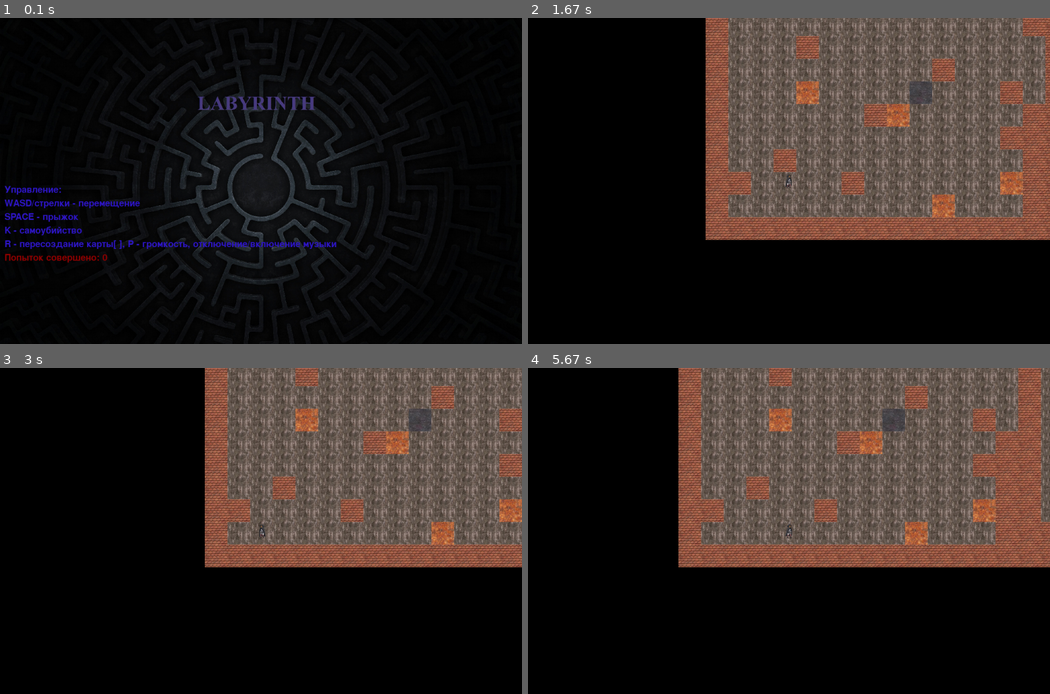
Above: before the commit, frames 1-4 (two rows, left to right).
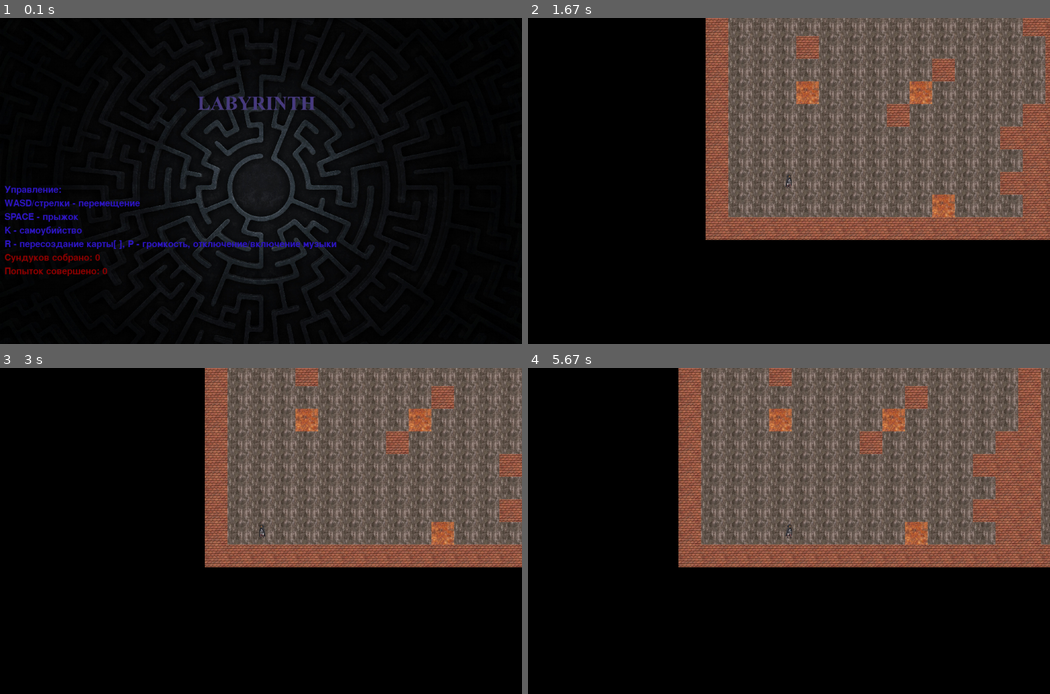
Above: after the commit, the same moments.

Repository: GluKhovKirill/Pygame-project
Game: pygame game, started from UI.py
Same seed, same stepped clock (60 frames per second), same inputs: the game is played once before the commit and once after it.
Inputs (mouse positions are in pixels of both pictures, inside the frame that each line leads up to):
- Up to frame 1 (0.1 s): no input
- Up to frame 2 (1.67 s): click (789, 181) at 0.38 s; hold D 0.67-1.13 s; hold W 1.17-1.47 s; hold D from 1.5 s (still down); tap Right at 1.65 s
- Up to frame 3 (3 s): release D at 1.97 s; hold A 2-2.53 s; tap Left at 2.15 s; hold S 2.57-2.87 s; hold A from 2.9 s (still down)
- Up to frame 4 (5.67 s): tap Right at 3.05, 4.55 s; release A at 3.3 s; hold W 3.33-3.7 s; tap Left at 3.48, 4.95 s; hold D 3.73-4.37 s; hold S 4.4-4.77 s; hold A 4.8-5.27 s; hold D from 5.3 s (still down)

The runs differ from the first frame. In frame 1, 0.4% of the frame differs, in the area x 0-21%, y 72-80%; in frame 2, 2.2%; in frame 3, 2.2%; in frame 4, 2.3%, in the area x 33-100%, y 12-55%.

Commit message:
Добавлены сундуки

Diff:
--- a/UI.py
+++ b/UI.py
@@ -46,6 +46,8 @@
             add = exit_group
         elif tile_type == "check":
             add = tiles_group
+        elif tile_type == "treasure":
+            add = treasure_group
 
         super().__init__(add, all_sprites)
         image = tile_images[tile_type]
@@ -207,6 +209,11 @@
                 elif tile_type == 'player':
                     Tile('empty', x, y)
                     new_player = Player(x, y)
+                elif tile_type == "check":
+                    Tile('check', x, y)
+                elif tile_type == "treasure":
+                    Tile('empty', x, y)
+                    Tile("treasure", x, y)
                 else:
                     Tile("hole", x, y)
     return new_player, len(total_x), len(total_y)
@@ -226,6 +233,7 @@
                   "K - самоубийство",
                   "R - пересоздание карты"
                   "[ ], P - громкость, отключение/включение музыки",
+                  "Сундуков собрано: "+str(chests),
                   "Попыток совершено: "+str(count)]
 
     bg = pygame.transform.scale(load_image('background.jpg'), (WIDTH, HEIGHT))
@@ -233,7 +241,7 @@
     font = pygame.font.Font(None, 30)
     text_coord = HEIGHT//2
     for i in range(len(intro_text)):
-        if i == len(intro_text)-1:
+        if i >= len(intro_text)-2:
             string_rendered = font.render(intro_text[i], 1, pygame.Color(ATTEMPTS_COLOR))
         else:
             string_rendered = font.render(intro_text[i], 1, pygame.Color(TEXT_COLOR))
@@ -264,7 +272,7 @@
     running = True
 
     # sprites
-    global all_sprites, tiles_group, walls_group, hole_group, player_group, exit_group
+    global all_sprites, tiles_group, walls_group, hole_group, player_group, exit_group, treasure_group
     all_sprites = pygame.sprite.Group()
     #Grass group
     tiles_group = pygame.sprite.Group()
@@ -276,6 +284,8 @@
     player_group = pygame.sprite.Group()
     #Exit group
     exit_group = pygame.sprite.Group()
+    #Treasure group
+    treasure_group = pygame.sprite.Group()
 
     global player
     player = None
@@ -306,7 +316,8 @@
     'empty': load_dir("ground", count=1),
     "hole": load_dir("hole"),
     "exit": load_image("exit.png"),
-    "check": load_image("check.jpg")
+    "check": load_image("check.jpg"),
+    "treasure": load_image("treasure.png")
 }
 
 #Different player's animations
@@ -315,6 +326,7 @@
 player_right_image = load_image("player\\player_right.png")
 
 count = 0 # number of attemps
+chests = 0 # number of collected chests
 new_game(count)
 last_direction = [0, 0]
 
@@ -400,6 +412,10 @@
             if pygame.sprite.spritecollideany(player, walls_group):
                 player.rect.x -= last_direction[0]
                 player.rect.y -= last_direction[1]
+
+            if pygame.sprite.spritecollideany(player, treasure_group):
+                chests += 1
+                all_sprites.sprites().remove(pygame.sprite.spritecollideany(player, treasure_group))
             if pygame.sprite.spritecollideany(player, hole_group):
                 running = False
                 print("Game Over")
@@ -415,7 +431,6 @@
     all_sprites.update()
     player_group.update(False, last_direction)
     camera.update(player)
-
     for sprite in all_sprites:
         camera.apply(sprite)
 
--- a/lab.py
+++ b/lab.py
@@ -61,7 +61,7 @@
                         elif v > 0:
                             print(n[0] > c[v-1][0] and (x == n[0] and y == n[1] - 350), x, y, 1, n[0], c[v-1][0])
                             print(n[1] < c[v-1][1] and (y == n[1] and x == n[0] + 350), x, y, 2, n[1], c[v-1][1])
-                            if n[0] > c[v-1][0] and (x == n[0] and y == n[1] - 350 or x == n[0] and y == n[1] - 300 or x == n[0] and y == n[1] - 400) or n[1] < c[v-1][1] and (y == n[1] and (x == n[0] + 350 or x == n[0] + 300 or x == n[0] + 400)):
+                            if n[0] > c[v-1][0] and (x == n[0] and y == n[1] - 350 or x == n[0] and y == n[1] - 300 or x == n[0] and y == n[1] - 400) or (n[1] < c[v-1][1] or n[1] > c[v-1][1]) and (y == n[1] and (x == n[0] + 350 or x == n[0] + 300 or x == n[0] + 400)):
                                 c_append.append([x, y, "grass"])
                             else:
                                 c_append.append([x, y, "wall"])
@@ -74,7 +74,7 @@
                             c_append.append([x, y, "player"])
                             Flag = False
                         else:
-                            c_append.append([x, y, random.ch …(143 unchanged characters)… grass","grass","grass","grass","grass","hole","wall"])])
+                            c_append.append([x, y, random.ch …(143 unchanged characters)… grass","grass","grass","grass","grass","grass","grass","grass","grass","grass","grass","grass","grass","grass","grass","grass","hole","wall","treasure"])])
                     if x != n[0]+700:
                         x += 50
                     else:
@@ -89,6 +89,5 @@
         return total1
 
 
-if __name__ == "__main__":
-    for i in Transform().Transformer():
-        print(i)
+for i in Transform().Transformer():
+    print(i)
Binary file added: data/treasure.png
